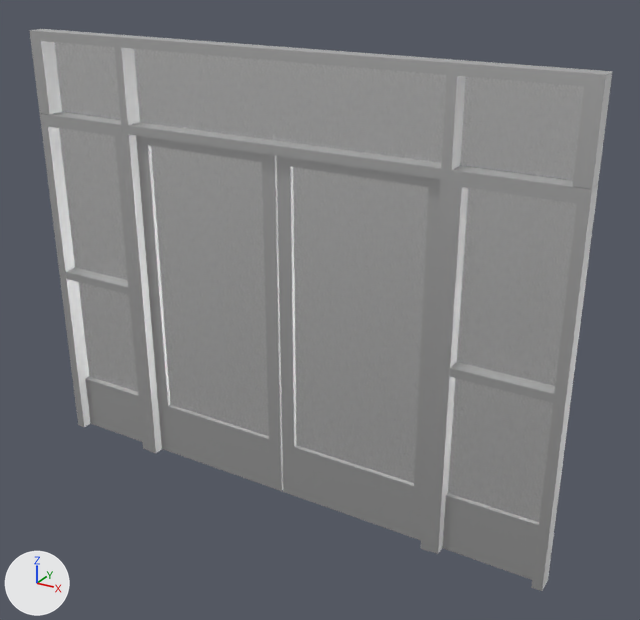
Before and after pictures for a commit that changed the Blender file Assets/Models/Modular Metric/Blender/Doors/door shape 4.blend.
One viewpoint serves both versions: a 50 mm camera at (10.29, -10.39, 6.57) aimed at (2.98, 1.91, 0.42). Arrows for +X, +Y and +Z are at lower left; the lights stay in place.
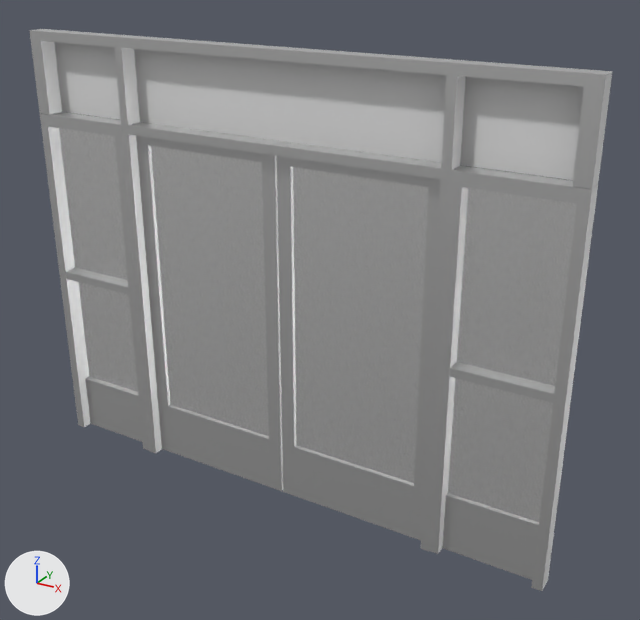
The change in detail:
Material 'Glass 2' (mat_glass_2) is new.
Its base color is (0.8, 0.8, 0.8) (white #e7e7e7).
me_cube_001 has 72 vertices, 67 faces, 1 loose edge and spans x -1.0..77.3, y -3.3..1.0, z -1.0..1.3.
me_cube_001 is used by ob_cube_001; location (-2.8, 1.71, 4.01); scale (0.133, 0.0732, 0.666).
me_cube_001 part 1: all 1 face that had it switch from mat_procedural_frosted_glass to mat_glass_2 (white #e7e7e7).

Pixel boxes [x1, y1, x2, y2] of what changed, in the pictures (640 x 620 px):
part 1 of me_cube_001, recoloured
    both: [54, 42, 584, 180]
